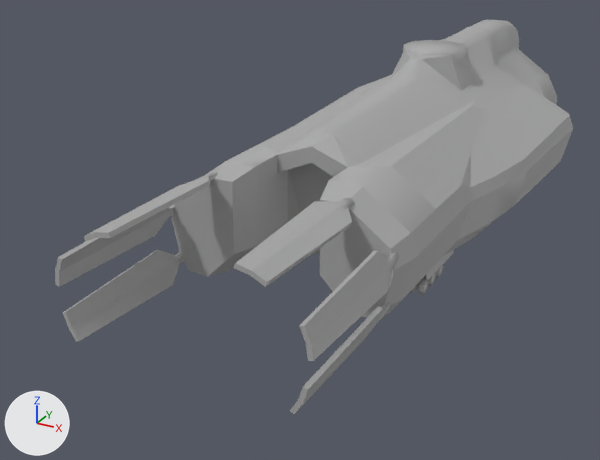
The COLLADA model ships/bluenose/bluenose_low.dae, before and after one commit.
Camera for both pictures: a 50 mm camera at (16.9, -47.3, 14.9) aimed at (-4.0, -9.4, -4.1). Arrows for +X, +Y and +Z are at lower left; the lights stay in place. Where no turn or scale is listed for an object, it has been applied to the vertices.

The older version as bpy lines, for what is in view:
```python
ob_fuselage_half_low = bpy.data.objects.new('Fuselage_Half_LOW', me_fuselage_half_023)
ob_fuselage_half_low.location = (0.27, -0.37, 0.77)
ob_heatsink_l_low_001 = bpy.data.objects.new('Heatsink_L_LOW_001', me_heat_sink_l_008)
ob_heatsink_l_low_001.location = (-5.16, -19.25, 0.42)
ob_heatsink_l_low_001.rotation_euler = (0.0, -1.313, 0.0)  # degrees (0, -75, 0)
ob_heatsink_l_low_002 = bpy.data.objects.new('Heatsink_L_LOW_002', me_heat_sink_l_009)
ob_heatsink_l_low_002.location = (-4.87, -19.25, -1.92)
ob_heatsink_l_low_002.rotation_euler = (0.0, -1.99, 0.0)  # degrees (0, -114, 0)
ob_heatsink_l_low_004 = bpy.data.objects.new('Heatsink_L_LOW_004', me_heat_sink_l_010)
ob_heatsink_l_low_004.location = (-3.0, -19.25, 2.36)
ob_heatsink_l_low_004.rotation_euler = (0.0, -0.314, 0.0)  # degrees (0, -18, 0)
ob_heatsink_r_low_000 = bpy.data.objects.new('Heatsink_R_LOW_000', me_heat_sink_r_006)
ob_heatsink_r_low_000.location = (5.4, -19.25, -1.92)
ob_heatsink_r_low_000.rotation_euler = (0.0, 1.99, 0.0)  # degrees (0, 114, 0)
ob_heatsink_r_low_001 = bpy.data.objects.new('Heatsink_R_LOW_001', me_heat_sink_r_007)
ob_heatsink_r_low_001.location = (5.69, -19.25, 0.42)
ob_heatsink_r_low_001.rotation_euler = (0.0, 1.313, 0.0)  # degrees (0, 75, 0)
ob_heatsink_r_low_002 = bpy.data.objects.new('Heatsink_R_LOW_002', me_heat_sink_r_008)
ob_heatsink_r_low_002.location = (3.54, -19.17, 2.36)
ob_heatsink_r_low_002.rotation_euler = (0.0, 0.314, 0.0)  # degrees (0, 18, 0)
ob_rear_gear_door_rr_low = bpy.data.objects.new('Rear_gear_door_RR_LOW', me_fuselage_half_018)
ob_rear_gear_door_rr_low.location = (4.79, -9.9, -3.19)
ob_rear_gear_door_rr_low.rotation_euler = (0.0, -1.426, 0.0)  # degrees (0, -82, 0)
```
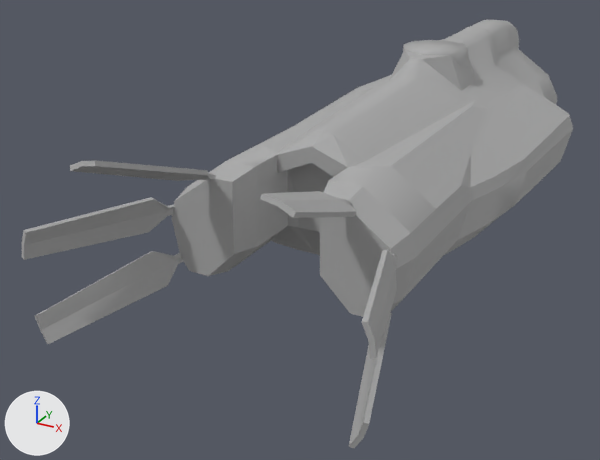
Changed parts and their boxes [x1, y1, x2, y2] in the pictures (600 x 460 px):
'Heatsink_L_LOW_001', turned: before [55, 205, 175, 287]; after [22, 197, 175, 260]
'Heatsink_L_LOW_002', turned: before [63, 250, 184, 342]; after [34, 251, 184, 344]
'Heatsink_R_LOW_001', turned: before [299, 251, 399, 361]; after [362, 249, 397, 359]
'Heatsink_R_LOW_002', turned: before [234, 198, 355, 287]; after [260, 191, 357, 218]
'Heatsink_L_LOW_004', turned: before [84, 172, 218, 241]; after [70, 160, 216, 181]
'Heatsink_R_LOW_000', turned: before [290, 302, 390, 414]; after [349, 313, 392, 448]
'Rear_gear_door_RR_LOW', turned (not visible afterwards): before [426, 250, 454, 280]

Patch to the scene script:
```diff
--- a/ships/bluenose/bluenose_low.dae.py
+++ b/ships/bluenose/bluenose_low.dae.py
@@ ob_heatsink_l_low_001 @@
 ob_heatsink_l_low_001.location = (-5.16, -19.25, 0.42)
-ob_heatsink_l_low_001.rotation_euler = (0.0, -1.313, 0.0)  # degrees (0, -75, 0)
+ob_heatsink_l_low_001.rotation_euler = (-0.301, -1.313, 0.0)  # degrees (-17, -75, 0)
@@ ob_heatsink_l_low_002 @@
 ob_heatsink_l_low_002.location = (-4.87, -19.25, -1.92)
-ob_heatsink_l_low_002.rotation_euler = (0.0, -1.99, 0.0)  # degrees (0, -114, 0)
+ob_heatsink_l_low_002.rotation_euler = (-0.324, -1.99, 0.0)  # degrees (-19, -114, 0)
@@ ob_heatsink_r_low_000 @@
 ob_heatsink_r_low_000.location = (5.4, -19.25, -1.92)
-ob_heatsink_r_low_000.rotation_euler = (0.0, 1.99, 0.0)  # degrees (0, 114, 0)
+ob_heatsink_r_low_000.rotation_euler = (-0.324, 1.99, 0.0)  # degrees (-19, 114, 0)
@@ ob_heatsink_r_low_001 @@
 ob_heatsink_r_low_001.location = (5.69, -19.25, 0.42)
-ob_heatsink_r_low_001.rotation_euler = (0.0, 1.313, 0.0)  # degrees (0, 75, 0)
+ob_heatsink_r_low_001.rotation_euler = (-0.301, 1.313, 0.0)  # degrees (-17, 75, 0)
@@ ob_heatsink_r_low_002 @@
 ob_heatsink_r_low_002.location = (3.54, -19.17, 2.36)
-ob_heatsink_r_low_002.rotation_euler = (0.0, 0.314, 0.0)  # degrees (0, 18, 0)
+ob_heatsink_r_low_002.rotation_euler = (-0.364, 0.314, 0.0)  # degrees (-21, 18, 0)
@@ ob_heatsink_l_low_004 @@
 ob_heatsink_l_low_004.location = (-3.0, -19.25, 2.36)
-ob_heatsink_l_low_004.rotation_euler = (0.0, -0.314, 0.0)  # degrees (0, -18, 0)
+ob_heatsink_l_low_004.rotation_euler = (-0.364, -0.314, 0.0)  # degrees (-21, -18, 0)
@@ ob_rear_gear_door_rr_low @@
 ob_rear_gear_door_rr_low.location = (4.79, -9.9, -3.19)
-ob_rear_gear_door_rr_low.rotation_euler = (0.0, -1.426, 0.0)  # degrees (0, -82, 0)
+ob_rear_gear_door_rr_low.rotation_euler = (0.0, -0.00217, 0.0)  # degrees (0, -0.1, 0)
```
